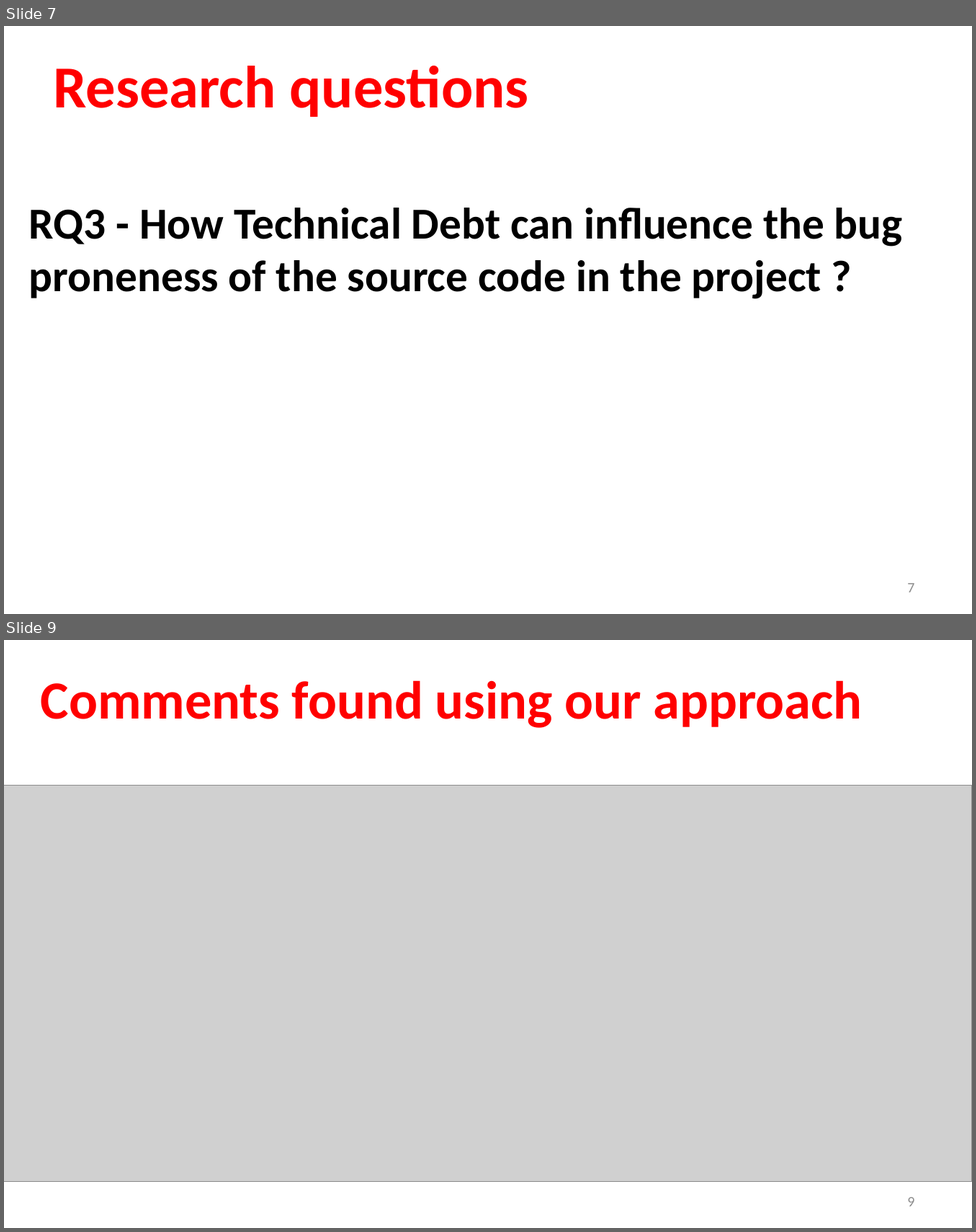
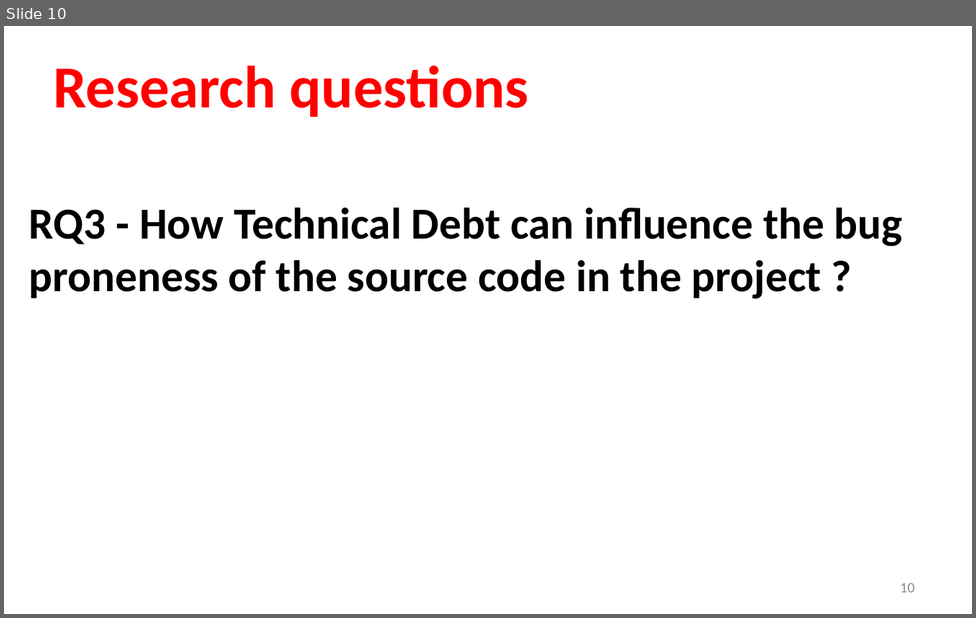
Before and after one commit to sshishe/js-evolution, a slide deck: presentation.pptx. Shown one above the other, each under a label of ours: slides 7 and 9 before the commit, slide 10 after it; the slides between them are not shown. The pictures are 976x1232 and 976x618 pixels, drawn with LibreOffice and Linux fonts; fonts in the diff are those of the drawing; grey boxes stand for pictures. Boxes give left, top, right and bottom in pixels: in the first picture for what was removed or moved away, otherwise in the second. Text is boxed around its words. In the diff, an @@ line names an element or a change of style, - is before the commit and + after.

```diff
--- a/presentation.pptx
+++ b/presentation.pptx
@@ slide 9 removed at (x1=4, y1=640, x2=972, y2=1228), background #FFFFFF @@
@@ title removed at (x1=41, y1=680, x2=862, y2=728) @@
-Comments found using our approach
@@ picture removed at (x1=4, y1=785, x2=972, y2=1182) @@
@@ page number removed at (x1=907, y1=1197, x2=914, y2=1206) @@
-9
@@ what was slide 7 is now slide 10 @@
@@ page number at (x1=900, y1=583, x2=914, y2=592): text changed @@
-7
+10
```
Also in this commit, not shown: 1 slide changed, 4 slides added, 3 other slides removed.
